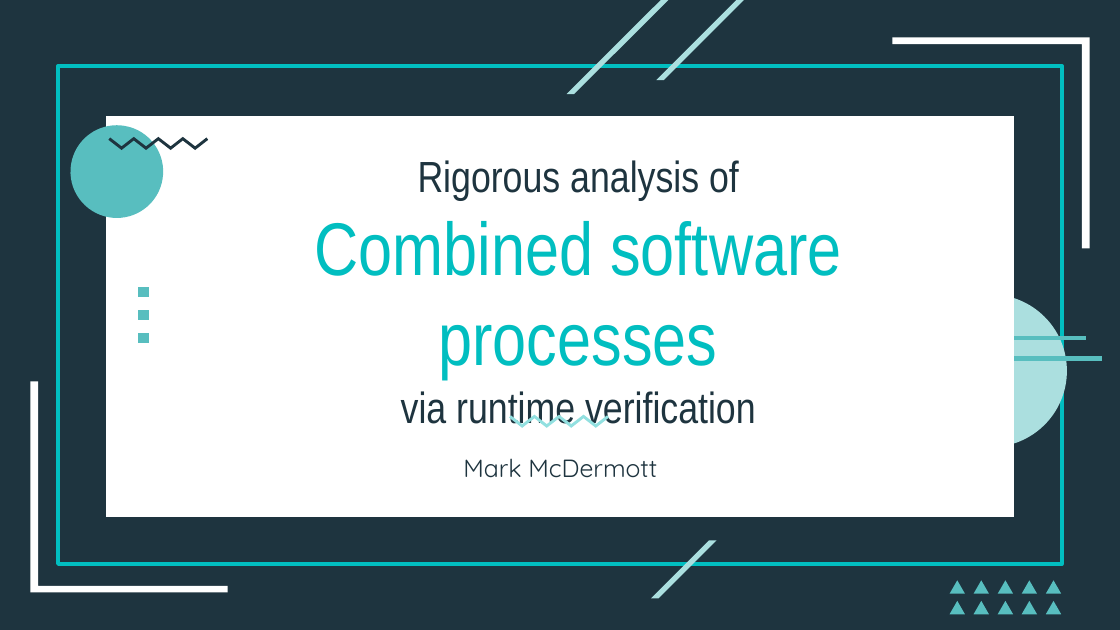
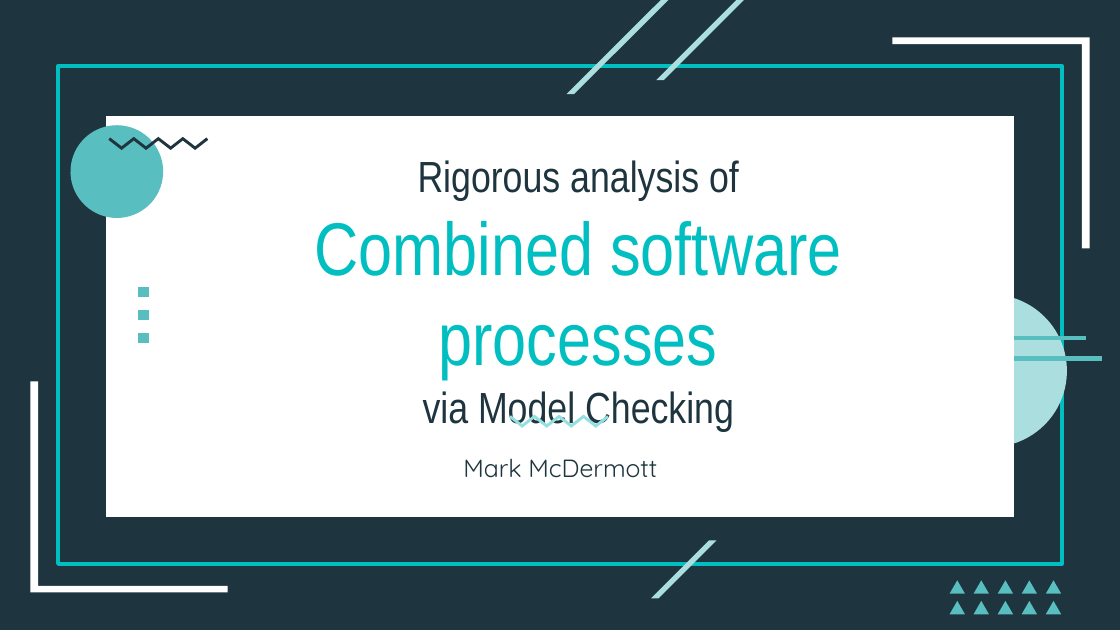
Before and after one commit to mark-mcdermott/mcdmodelcheckermvc, a slide deck: slide 1 of src/main/resources/misc/ppt/thesis-defense.pptx. Drawn at 1120x630 pixels with LibreOffice and Linux fonts; fonts in the diff are those of the drawing. Boxes give left, top, right and bottom in pixels: in the first picture for what was removed or moved away, otherwise in the second. Text is boxed around its words. In the diff, an @@ line names an element or a change of style, - is before the commit and + after.

```diff
--- a/src/main/resources/misc/ppt/thesis-defense.pptx
+++ b/src/main/resources/misc/ppt/thesis-defense.pptx
@@ title at (314,221,841,432): text changed @@
-Combined software processes
-via runtime verification
+Combined software processes
+via Model Checking
```
Also in this commit, not shown: 3 other slides changed, 13 slides added, 6 slides removed, 26 other files.
